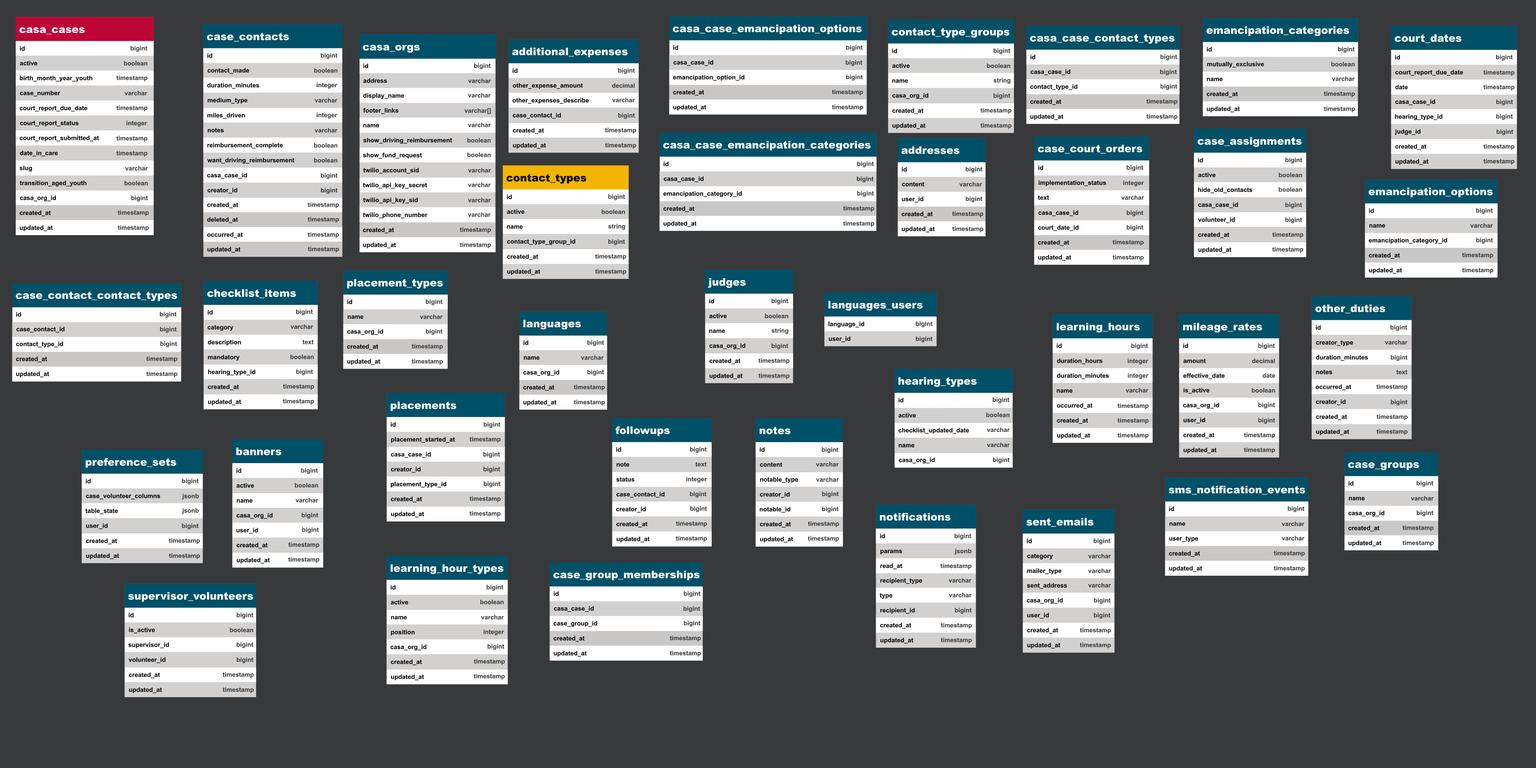
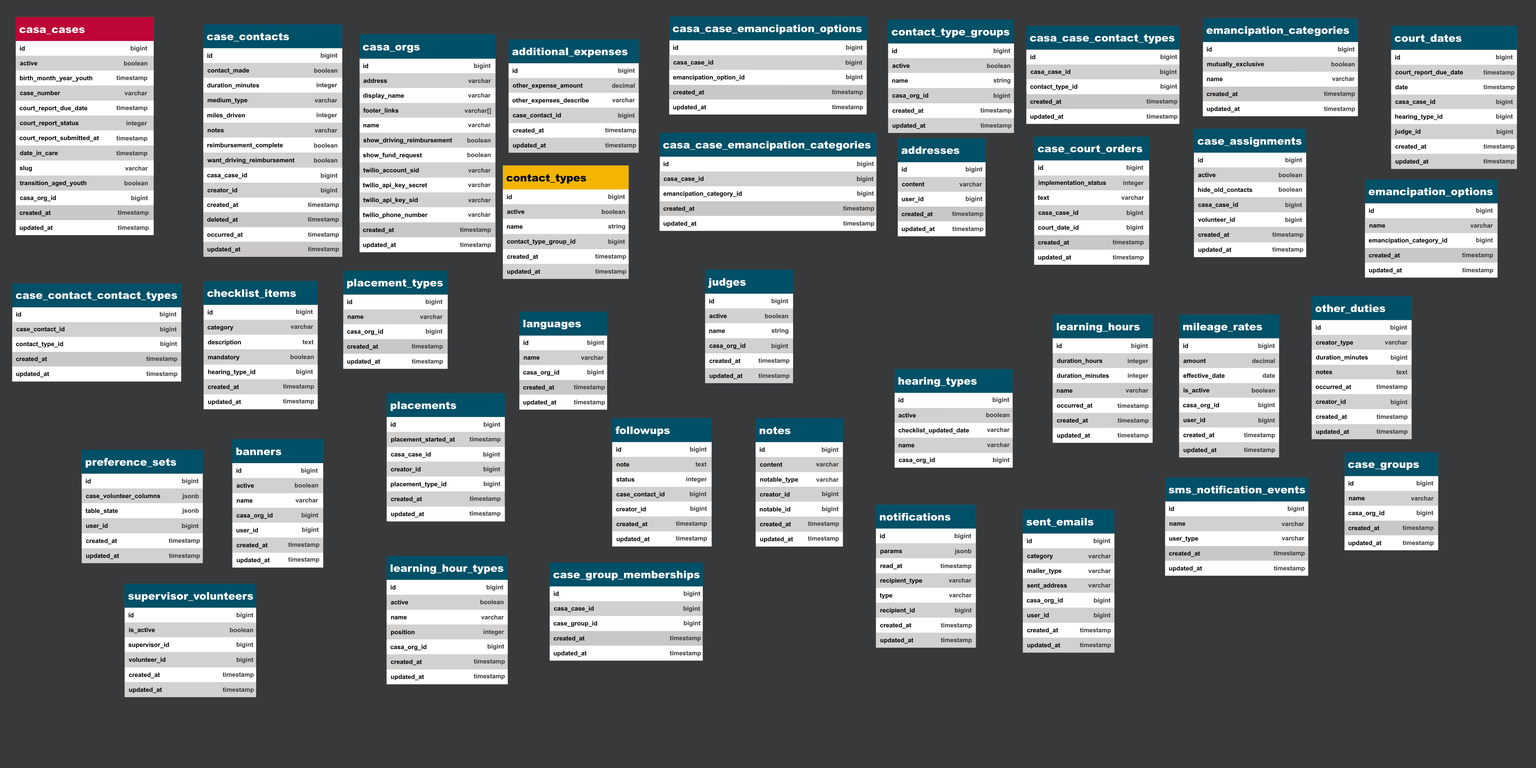
Layers edited between the first and the second 1536x768 image:
pixels changed over [35, 24, 1514, 694] (layer not identified)
